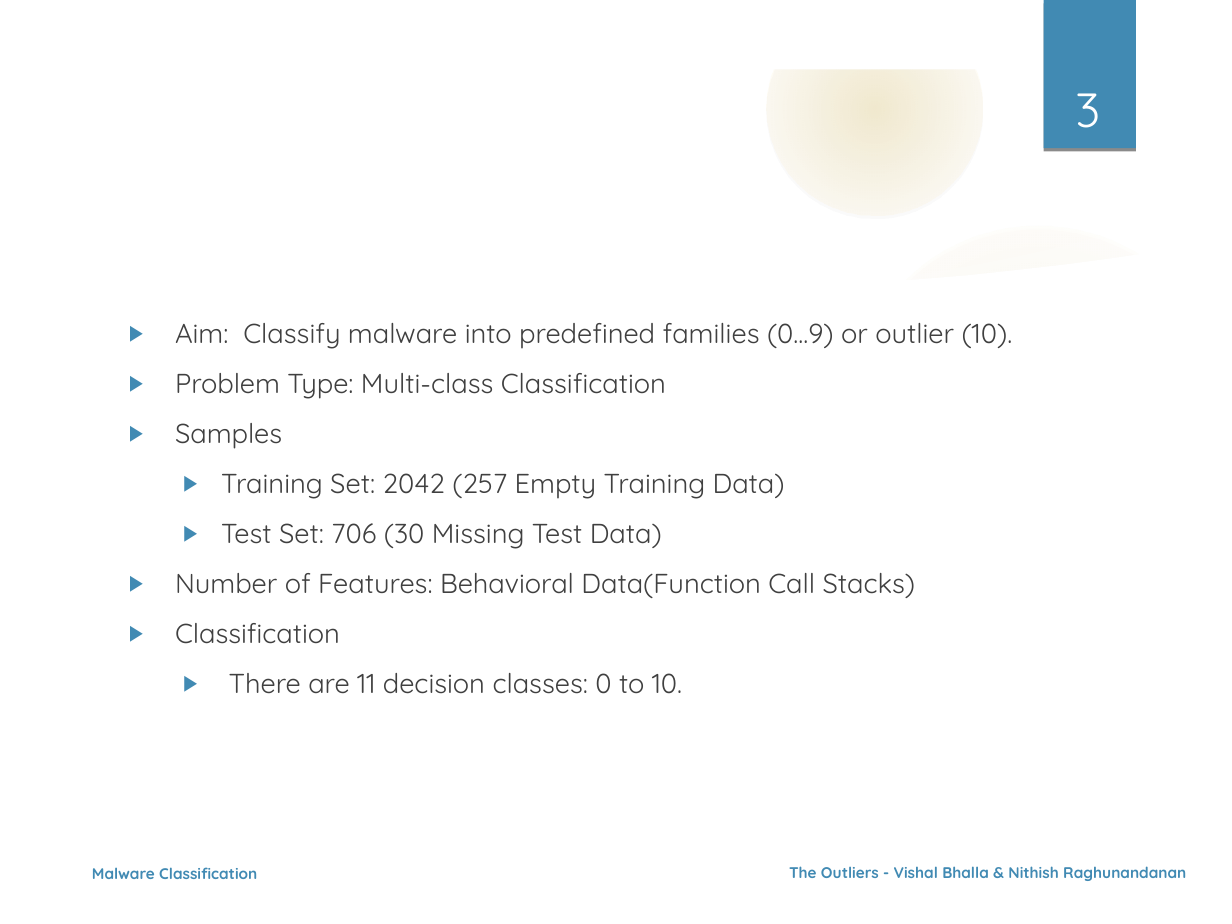
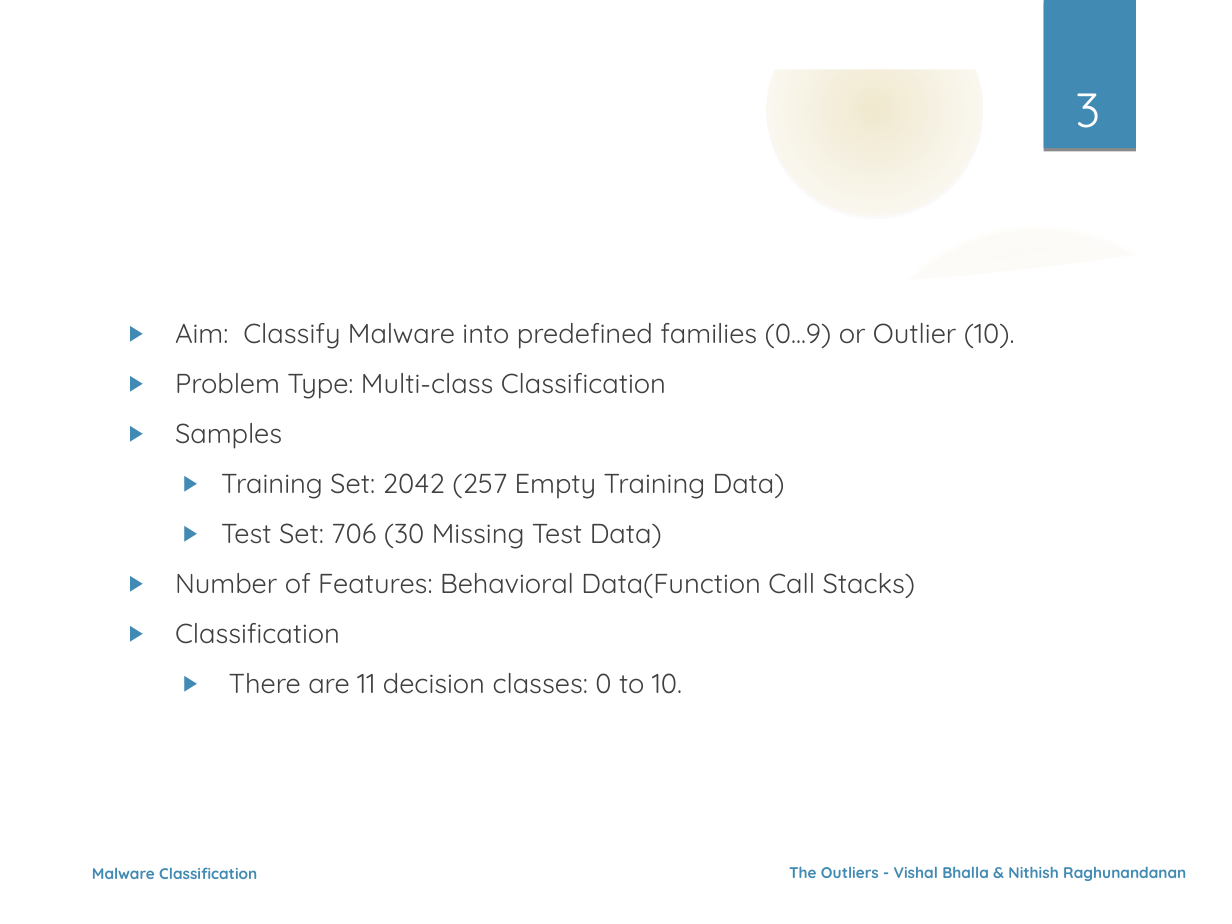
Before and after one commit to nehgu/Anomaly-Detection, a slide deck: slide 3 of Challenges/Malware_Classification_On_Behavioral_Data_Challenge_5/Ppt_Malware_Classification_Challenge_5.odp. Drawn at 1232x924 pixels with LibreOffice and Linux fonts; fonts in the diff are those of the drawing; background and template pictures are left out. Boxes give left, top, right and bottom in pixels: in the first picture for what was removed or moved away, otherwise in the second. Text is boxed around its words. In the diff, an @@ line names an element or a change of style, - is before the commit and + after.

```diff
--- a/Challenges/Malware_Classification_On_Behavioral_Data_Challenge_5/Ppt_Malware_Classification_Challenge_5.odp
+++ b/Challenges/Malware_Classification_On_Behavioral_Data_Challenge_5/Ppt_Malware_Classification_Challenge_5.odp
@@ text at (175,323,1015,349): text changed @@
-▶ Aim: Classify malware into predefined families (0...9) or outlier (10).
+▶ Aim: Classify Malware into predefined families (0...9) or Outlier (10).
```
Also in this commit, not shown: 11 other slides changed, 2 slides added, 2 other files.
